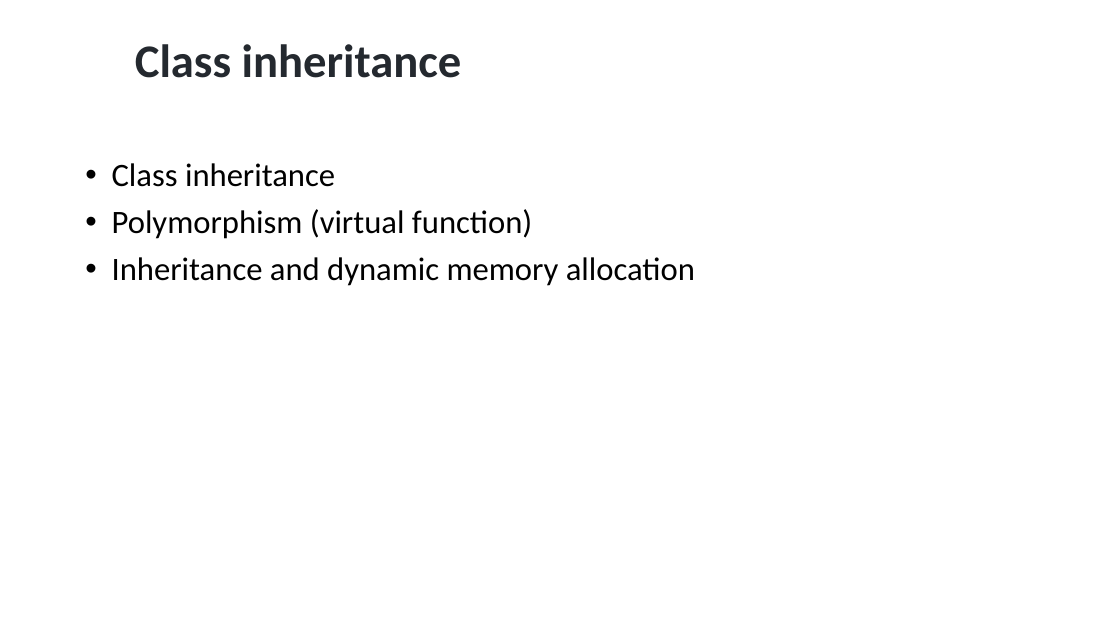
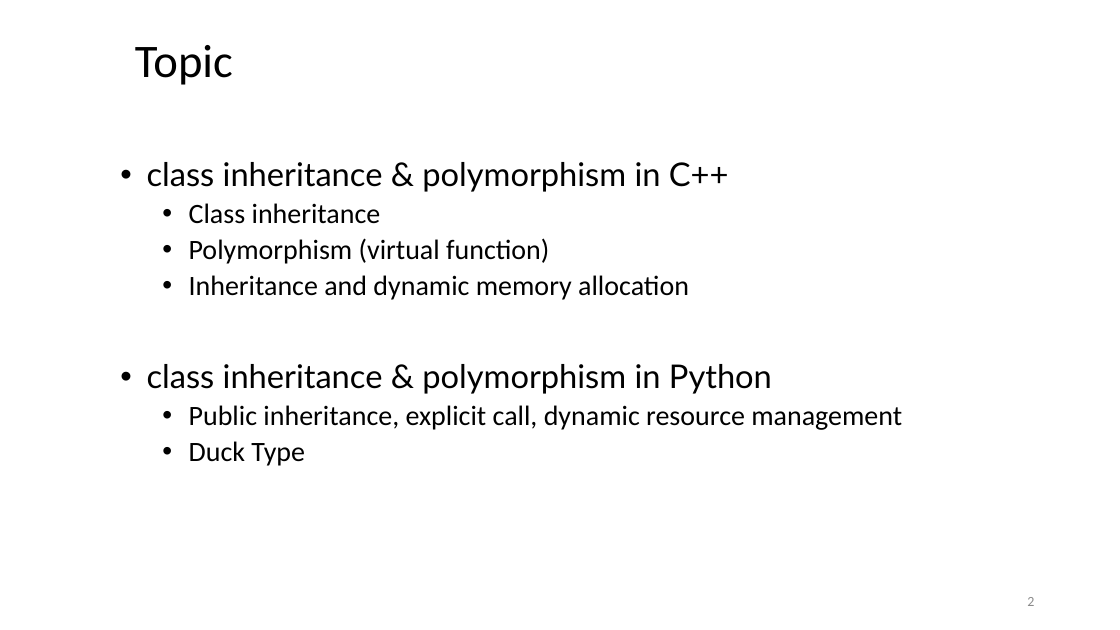
Before and after one commit to ShiqiYu/CPP, a slide deck: slide 2 of week12/Lab12.pptx. Drawn at 1120x630 pixels with LibreOffice and Linux fonts; fonts in the diff are those of the drawing; background and template pictures are left out. Boxes give left, top, right and bottom in pixels: in the first picture for what was removed or moved away, otherwise in the second. Text is boxed around its words. In the diff, an @@ line names an element or a change of style, - is before the commit and + after.

```diff
--- a/week12/Lab12.pptx
+++ b/week12/Lab12.pptx
@@ title at (135,45,233,85): text changed; text colour #24292F to #000000; bold off @@
-Class inheritance
+Topic
@@ text "class inheritance & polymorphism in ...": place and size @@
-text "class inheritance & polymorphism in ..." at (112,163,695,286)
+text "class inheritance & polymorphism in ..." at (147,162,902,466)
@@ text at (147,162,729,192): paragraph added @@
+• class inheritance & polymorphism in C++
@@ text at (189,203,689,300): size 28 to 24 pt in "Class inheritance", "Polymorphism (virtual function)", "Inheritance and dynamic memory allocation"; list level 1 to 2 in "Class inheritance"; list level 1 to 2 in "Polymorphism (virtual function)"; list level 1 to 2 in "Inheritance and dynamic memory allocation" @@
@@ text at (147,364,902,466): paragraphs added @@
+• class inheritance & polymorphism in Python
+  • Public inheritance, explicit call, dynamic resource management
+  • Duck Type
@@ page number added at (1027,597,1034,606), 12 pt, text #8C8C8C @@
+2
```
Also in this commit, not shown: 17 other slides changed, 7 slides added, 1 slide removed, 13 other files.
